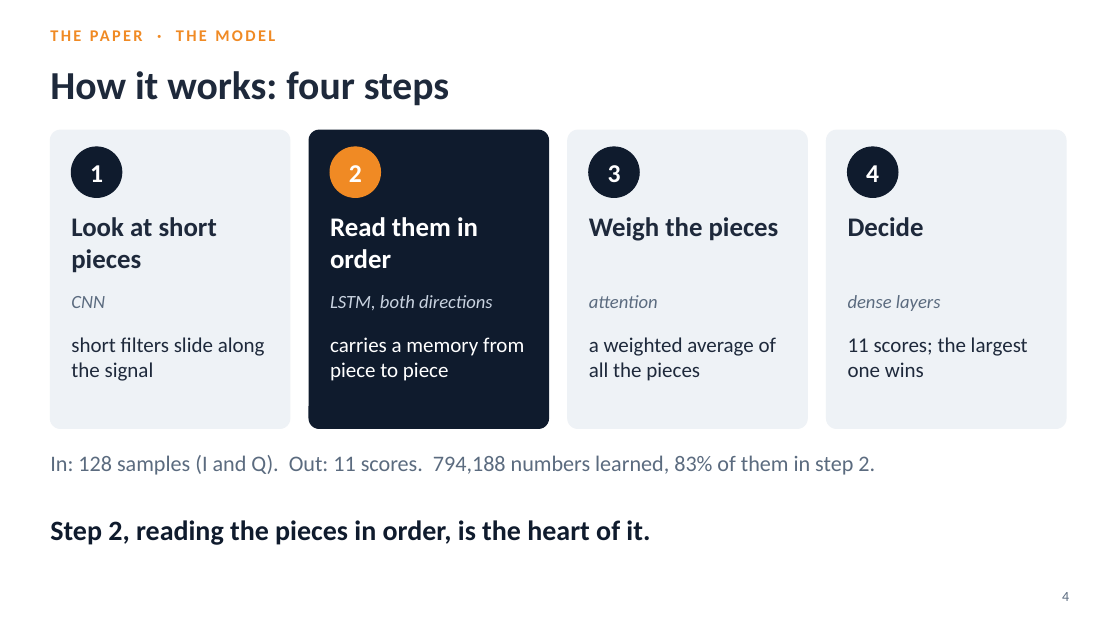
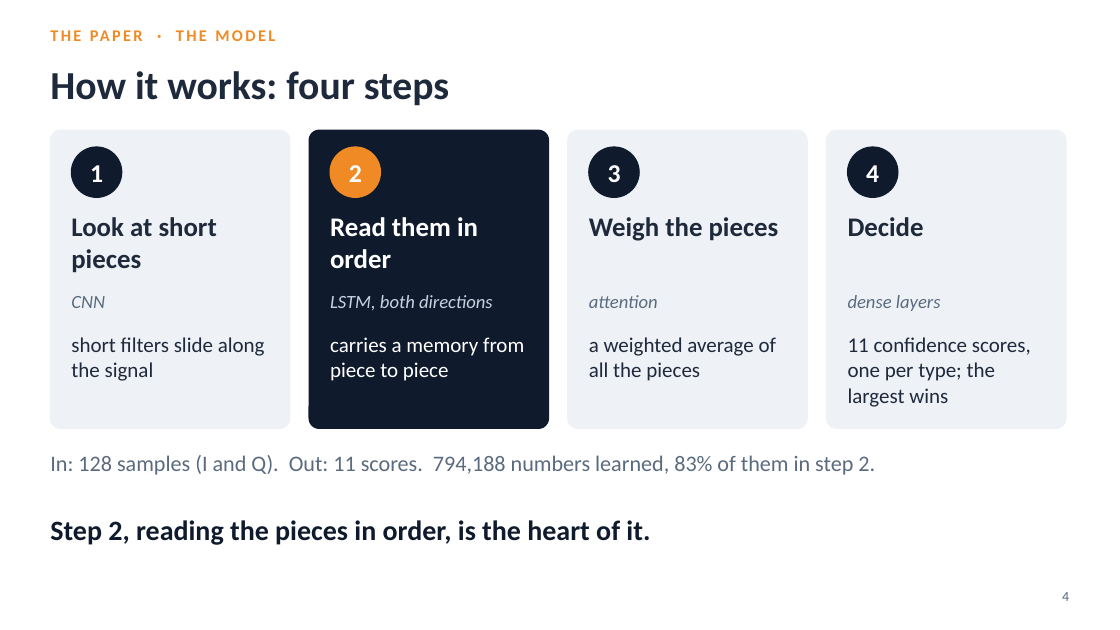
Before and after one commit to YusufBilo78/amc, a slide deck: slide 4 of deck/moshe_paper_icrnna.pptx. Drawn at 1120x630 pixels with LibreOffice and Linux fonts; fonts in the diff are those of the drawing. Boxes give left, top, right and bottom in pixels: in the first picture for what was removed or moved away, otherwise in the second. Text is boxed around its words. In the diff, an @@ line names an element or a change of style, - is before the commit and + after.

```diff
--- a/deck/moshe_paper_icrnna.pptx
+++ b/deck/moshe_paper_icrnna.pptx
@@ text at (x1=848, y1=337, x2=1031, y2=407): text changed @@
-11 scores; the largest one wins
+11 confidence scores, one per type; the largest wins
```
Also in this commit, not shown: 18 other slides changed, 3 slides removed, 13 other files.
